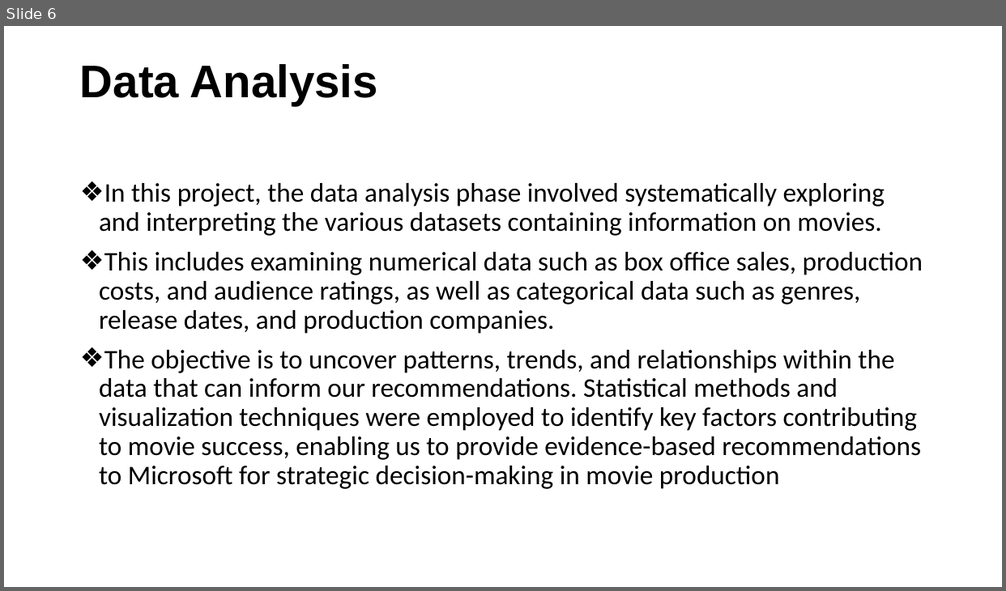
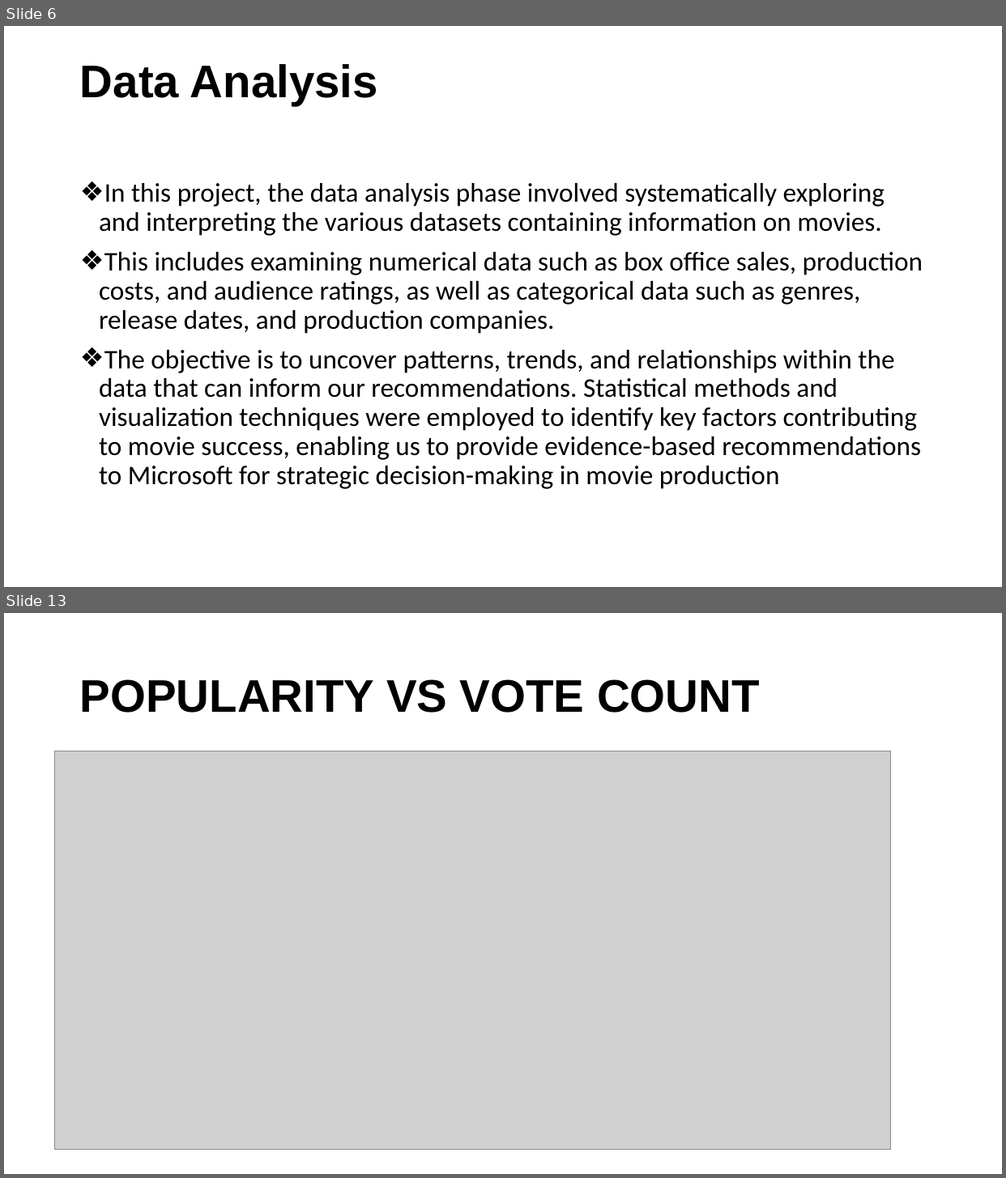
Before and after one commit to ISAACKW/PHASE1_PROJECT, a slide deck: PHASE1PPT.pptx. Shown one above the other, each under a label of ours: slide 6 before the commit, slides 6 and 13 after it; the slides between them are not shown. The pictures are 1006x591 and 1006x1178 pixels, drawn with LibreOffice and Linux fonts; fonts in the diff are those of the drawing; grey boxes stand for pictures. Boxes give left, top, right and bottom in pixels: in the first picture for what was removed or moved away, otherwise in the second. Text is boxed around its words. In the diff, an @@ line names an element or a change of style, - is before the commit and + after.

```diff
--- a/PHASE1PPT.pptx
+++ b/PHASE1PPT.pptx
@@ slide 13 added at box(4, 613, 1002, 1174), background #FFFFFF @@
@@ title added at box(80, 679, 760, 713), 44 pt, text #000000, bold @@
+POPULARITY VS VOTE COUNT
@@ picture added at box(55, 752, 891, 1151) @@
```
Also in this commit, not shown: 8 other slides added, 1 other file.
